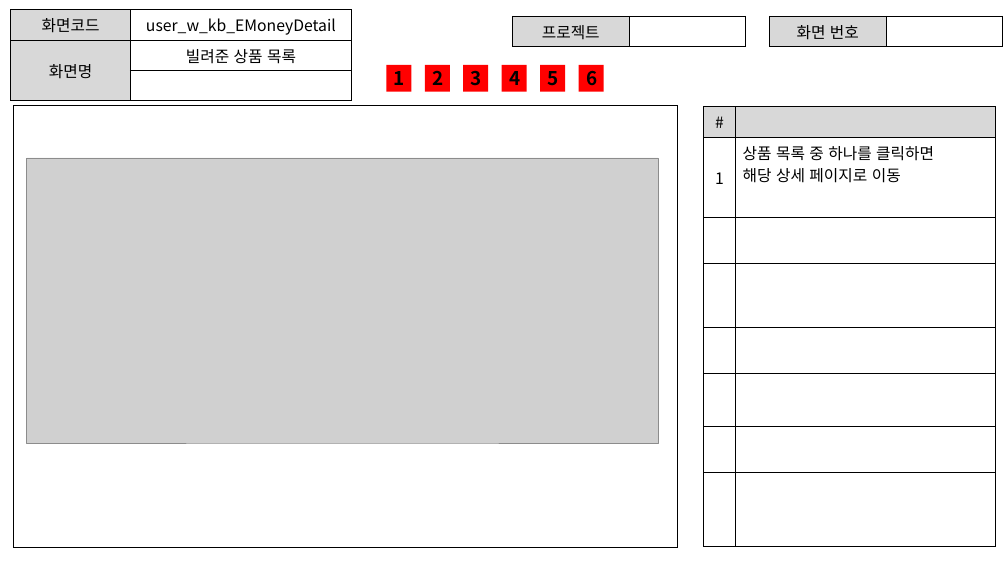
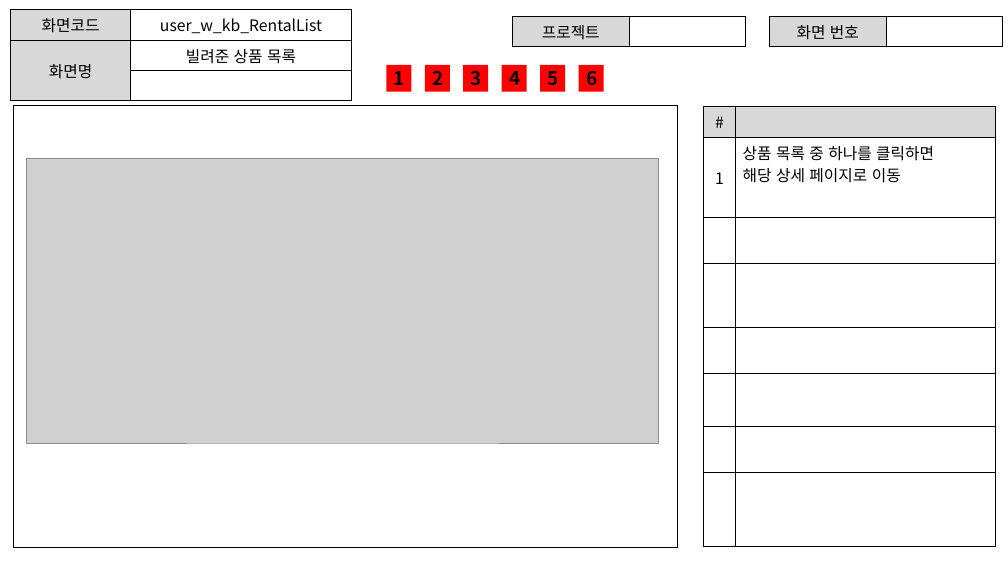
Before and after one commit to ezenteam2/RentalEquip, a slide deck: slide 5 of 0 발표용 파워포인트/0306 1차발표/0306 project04 - 파워포인트 - 기범.pptx (slide 7 before the commit). Drawn at 1008x567 pixels with LibreOffice and Linux fonts; fonts in the diff are those of the drawing; grey boxes stand for pictures. Boxes give left, top, right and bottom in pixels: in the first picture for what was removed or moved away, otherwise in the second. Text is boxed around its words. In the diff, an @@ line names an element or a change of style, - is before the commit and + after.

```diff
--- a/0 발표용 파워포인트/0306 1차발표/0306 project04 - 파워포인트 - 기범.pptx
+++ b/0 발표용 파워포인트/0306 1차발표/0306 project04 - 파워포인트 - 기범.pptx
@@ table at [11,10,352,89] @@
-row 1, column 2: user_w_kb_EMoneyDetail
+row 1, column 2: user_w_kb_RentalList
```
Also in this commit, not shown: 3 other slides changed, 2 slides removed.
